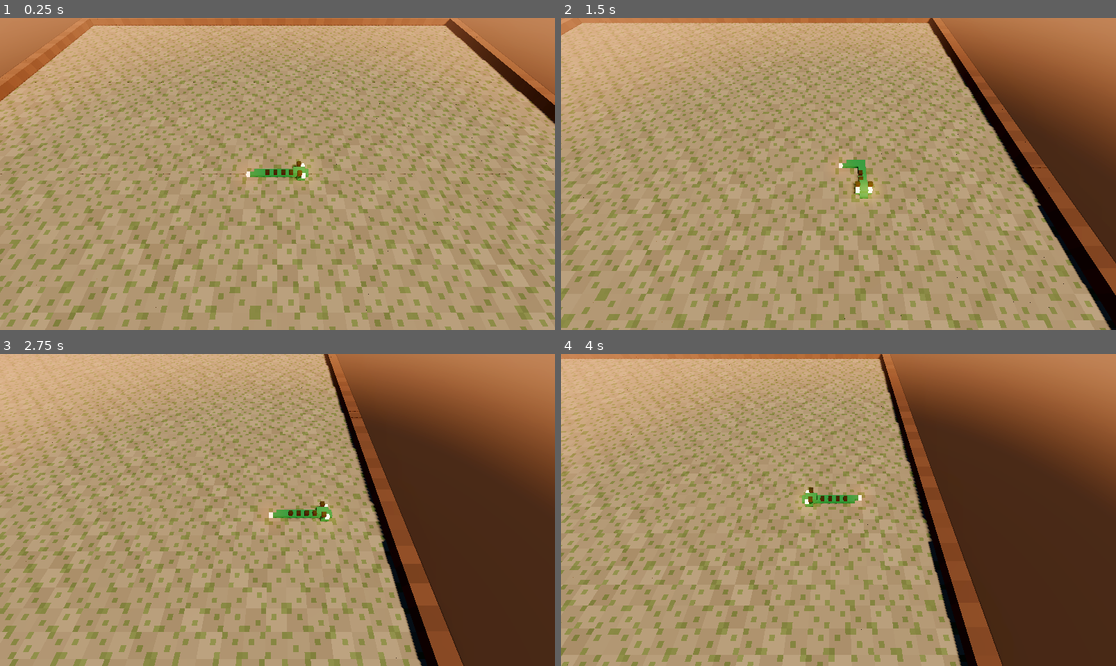
Above: before the commit, frames 1-4 (two rows, left to right).
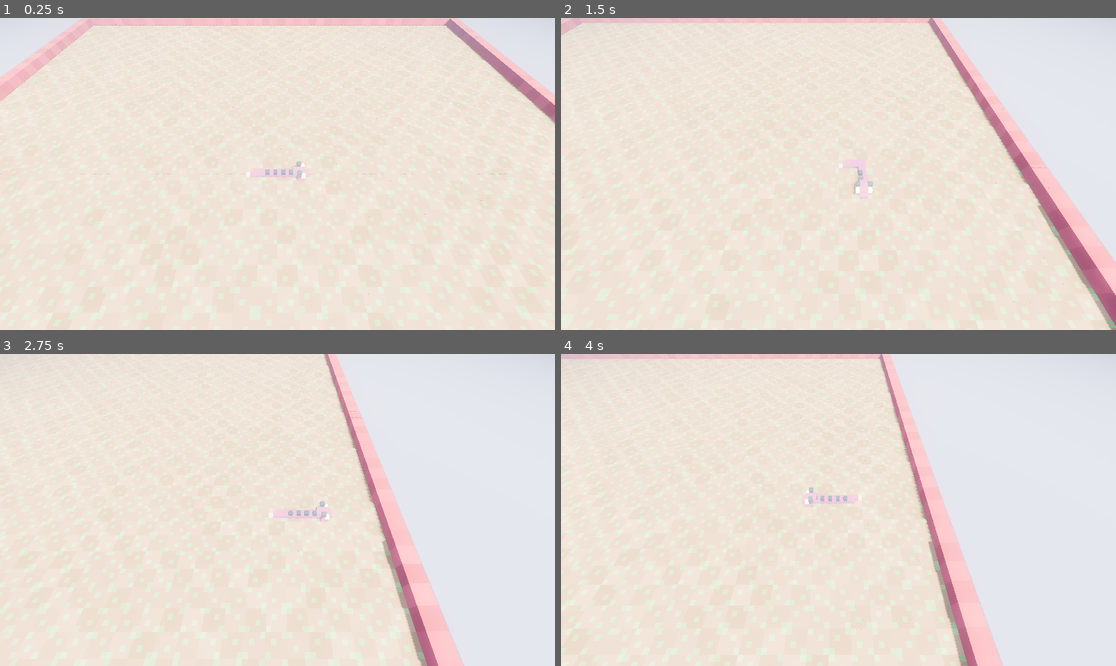
Above: after the commit, the same moments.

Repository: UmbreonRyguy/D4
Game: Godot game, scene res://main.tscn
The game is run twice, just before and just after one commit, with the same random seed, the same clock (stepped at 60 frames per second) and the same inputs.
Inputs:
- Up to frame 1 (0.25 s): no input
- Up to frame 2 (1.5 s): hold Right (ui_right) 0.53-1.28 s; hold Down (ui_down) from 1.28 s (still down)
- Up to frame 3 (2.75 s): release Down (ui_down) at 2.03 s; hold Right (ui_right) from 2.03 s (still down)
- Up to frame 4 (4 s): release Right (ui_right) at 2.78 s; hold Up (ui_up) 2.78-3.53 s; hold Left (ui_left) from 3.53 s (still down)

The runs differ from the first frame. In frame 1, 100% of the frame differs, in the area x 0-100%, y 0-100%; in frame 2, 100%; in frame 3, 100%; in frame 4, 100%.

Commit message:
Changed Colors to match theme

Diff:
--- a/app/stage.gd
+++ b/app/stage.gd
@@ -4,9 +4,9 @@
 class_name Stage
 extends Node3D
 
-const SKY_TOP := Color("1b2f4a")
-const HORIZON := Color("e0936a")  # dusk; the fog uses it too, so the floor melts into the sky
-const EARTH := Color("3a2f2a")  # warm dark ground beyond the board
+const SKY_TOP := Color("edf2fb")
+const HORIZON := Color("c1d3fe")  # dusk; the fog uses it too, so the floor melts into the sky
+const EARTH := Color("abc4ff")  # warm dark ground beyond the board
 
 var rng := RandomNumberGenerator.new()  # seeded, so the stage looks the same every load
 
Binary file changed: art/dragon_kit.glb
Not shown, changed: DESIGN.md
